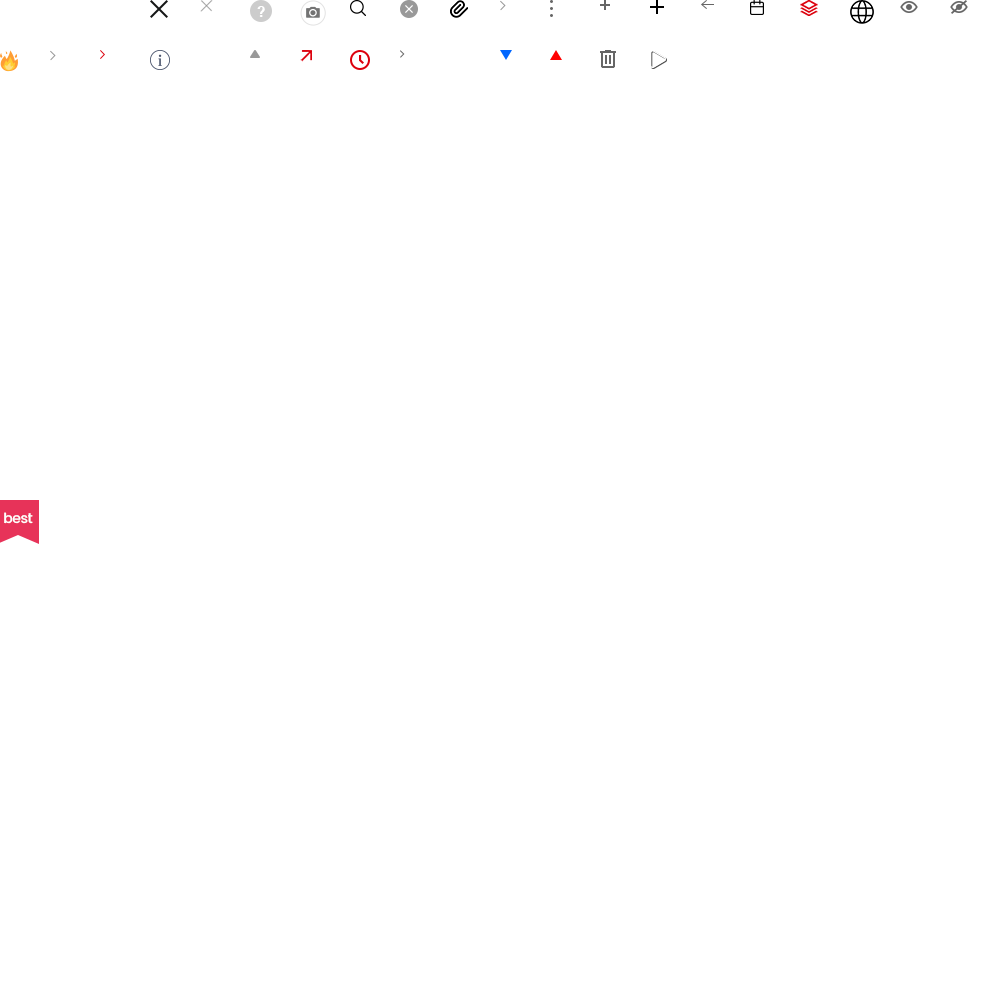
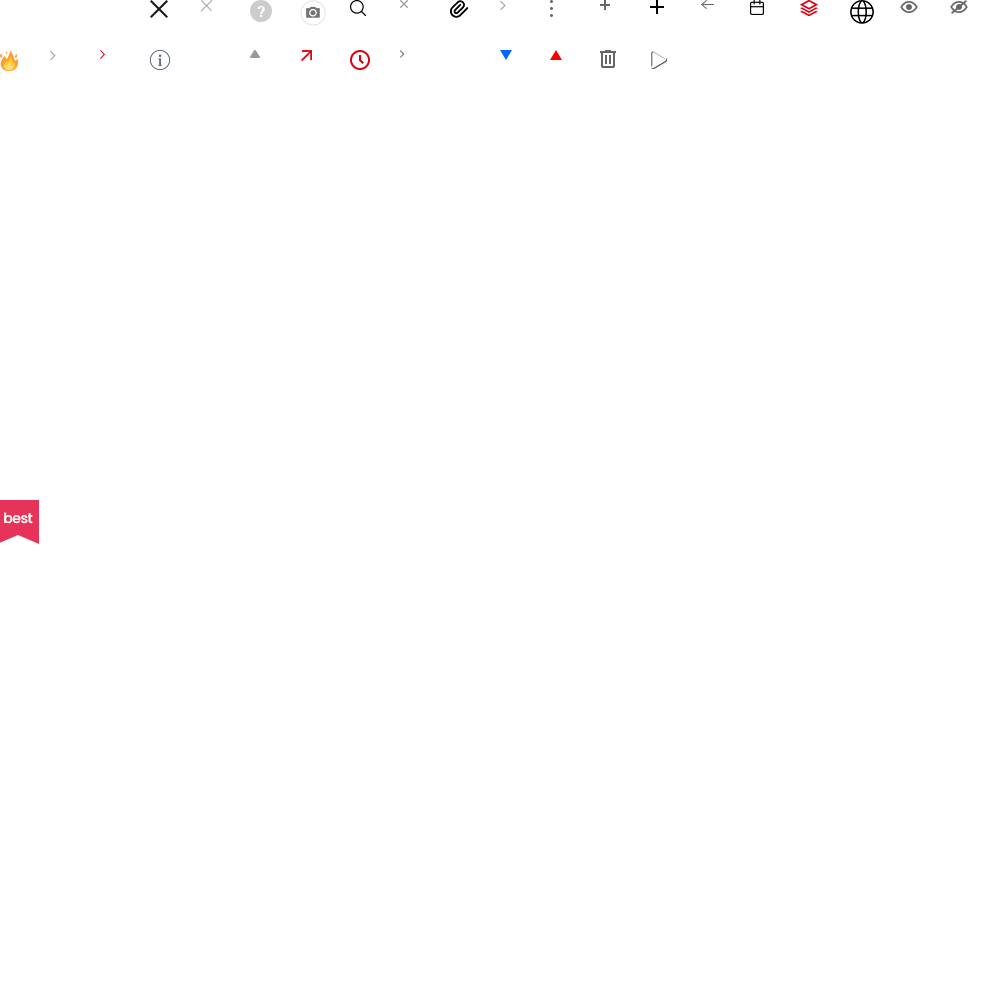
Layers edited between the first and the second w=1000, h=1000 image:
removed layer "레이어 10" from group "그룹 1" over [400, 0, 418, 18]
added layer "close_24dp_1F1F1F_FILL0_wght400_GRAD0_opsz24 복사 2" in group "그룹 1" over [400, 0, 408, 8]
